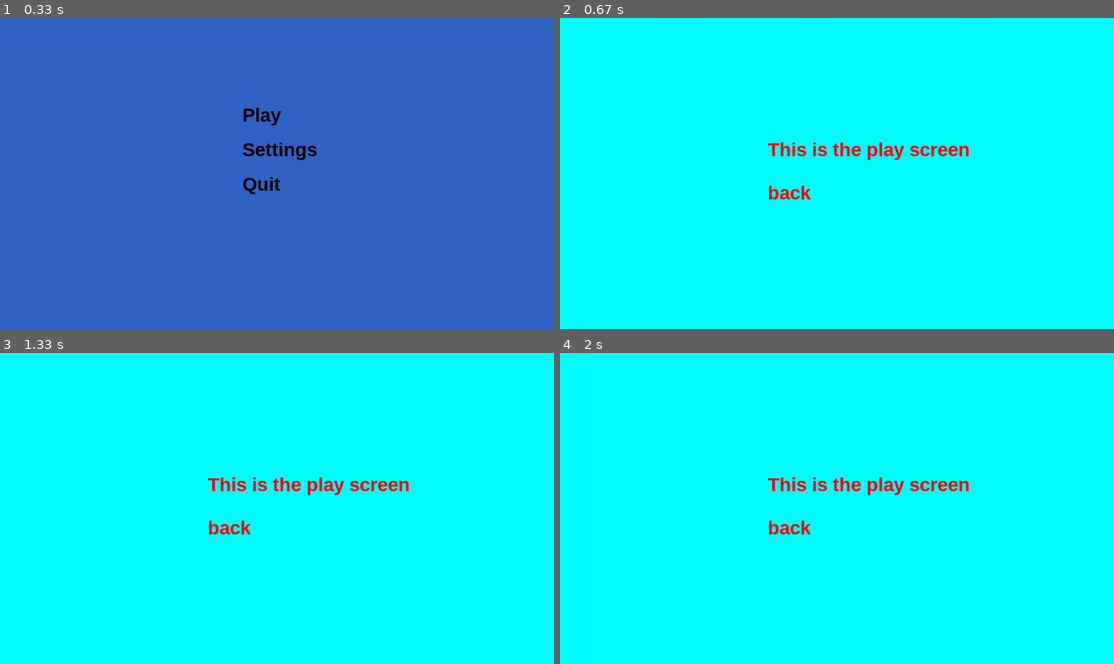
Above: before the commit, frames 1-4 (two rows, left to right).
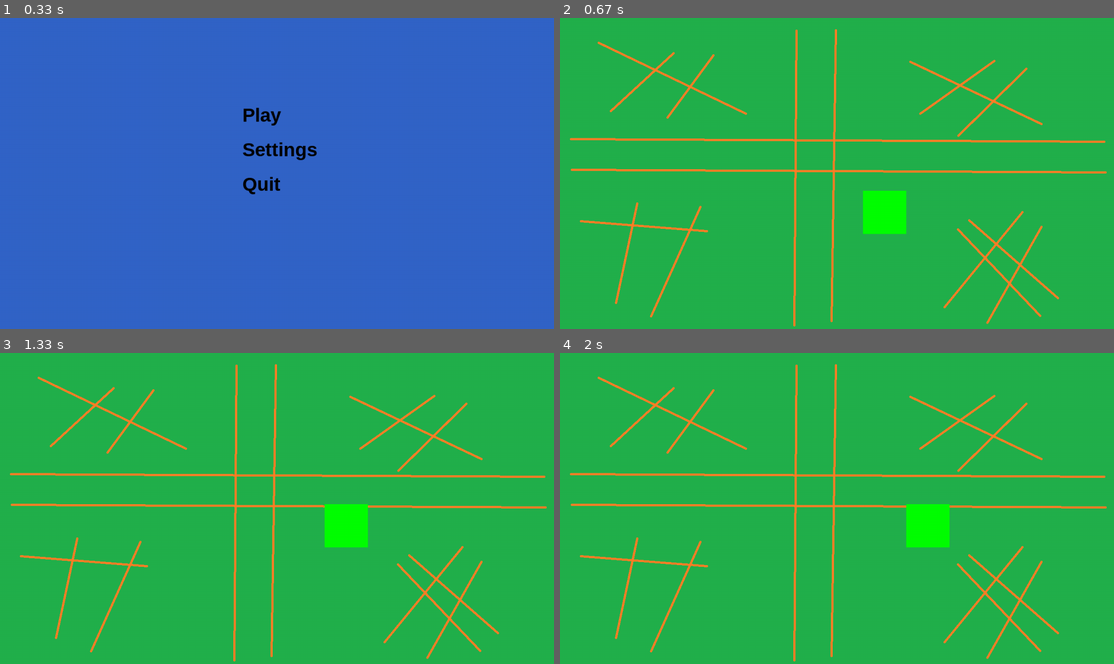
Above: after the commit, the same moments.

Repository: surfaceofbacon/pygame_rpg
Game: pygame game, started from main.py
Two runs of this game, one before a commit and one after it. Both use one fixed random seed, a clock stepped at 60 frames per second and the inputs below.
Inputs:
- Up to frame 1 (0.33 s): no input
- Up to frame 2 (0.67 s): click "Play" at 0.38 s
- Up to frame 3 (1.33 s): hold D 0.67-1.13 s; hold W from 1.17 s (still down)
- Up to frame 4 (2 s): release W at 1.47 s; hold D 1.5-1.97 s

Frame 1 is identical in both runs. In frame 2, 100% of the frame differs, in the area x 0-100%, y 0-100%; in frame 3, 100%; in frame 4, 100%.

Commit message:
add a block that moves

Diff:
--- a/main.py
+++ b/main.py
@@ -6,24 +6,21 @@
     play = False
     settings = False
     running = True
+    cube_x = 700
+    cube_y = 400
     while running:
-
         if start:
             start_menu.start_menu()
-
         pygame.display.update()
-
         window.clock.tick(window.FPS)
         if play:
             play_Screen.Draw_Play_Screen()
+            play_loop.cube(cube_x, cube_y)
         if settings:
             settings_menu.Draw_Settings_Menu()
         for event in pygame.event.get():
             if event.type == pygame.MOUSEBUTTONDOWN:
                 pos = pygame.mouse.get_pos()
-                if play and play_Screen.back_rect.collidepoint(pos):
-                    play = False
-                    start = True
                 if settings and settings_menu.back_rect.collidepoint(pos):
                     settings = False
                     start = True
@@ -35,6 +32,15 @@
                     start = False
                 elif start_menu.Quit_rect.collidepoint(pos) and start:
                     running = False
+            if event.type == pygame.KEYDOWN:
+                if play and event.key == pygame.K_w:
+                    cube_y -= 50
+                if play and event.key == pygame.K_s:
+                    cube_y += 50
+                if play and event.key == pygame.K_a:
+                    cube_x -= 50
+                if play and event.key == pygame.K_d:
+                    cube_x += 50
             if event.type == pygame.QUIT:  # closes the window when the x is pressed
                 running = False
 
--- a/play_Screen.py
+++ b/play_Screen.py
@@ -2,13 +2,11 @@
 import window
 import pygame
 import menu
+black = (0,0,0)
 
-font = pygame.font.SysFont('Arialblack', 40)
+background = pygame.image.load('testmap.png')
 
-back_rect = pygame.Rect(480, 380, 90, 50)
+
+
 def Draw_Play_Screen():
-    play_color = (0, 255, 255)
-    text_color = (255, 0, 0)
-    window.window.fill(play_color)
-    Draw_text.draw_text('This is the play screen', font, text_color, 480, 280)
-    Draw_text.draw_text('back', font, text_color, 480, 380)
+    window.window.blit(background, (0,0))
--- a/play_loop.py
+++ b/play_loop.py
@@ -1 +1,5 @@
 import pygame
+import play_Screen
+import window
+def cube(x, y):
+    pygame.draw.rect(window.window, (0,255,0),[x,y,100,100])
Binary file added: testmap.png
